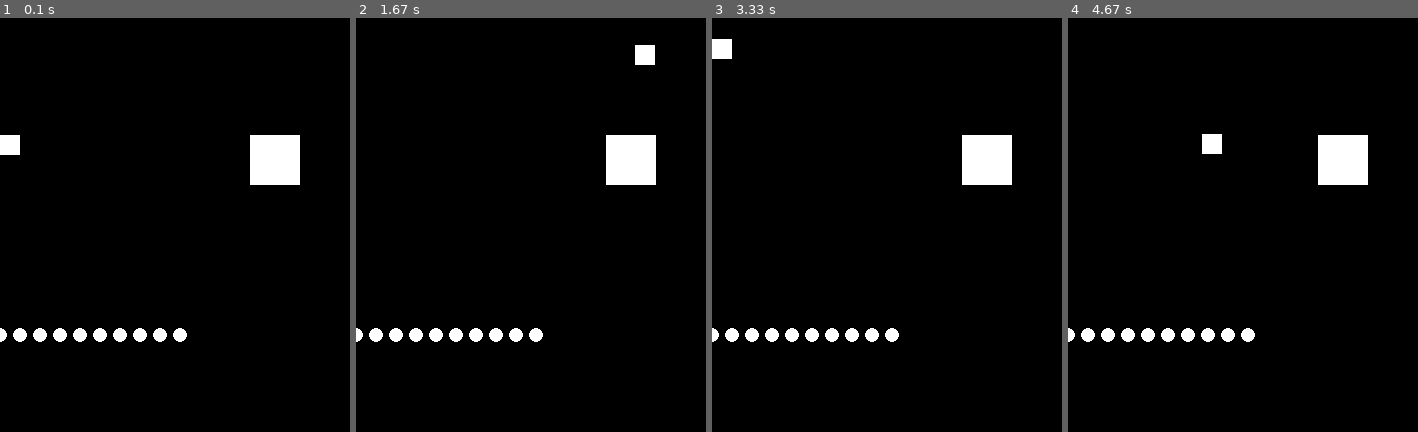
Above: before the commit, frames 1-4 (left to right).
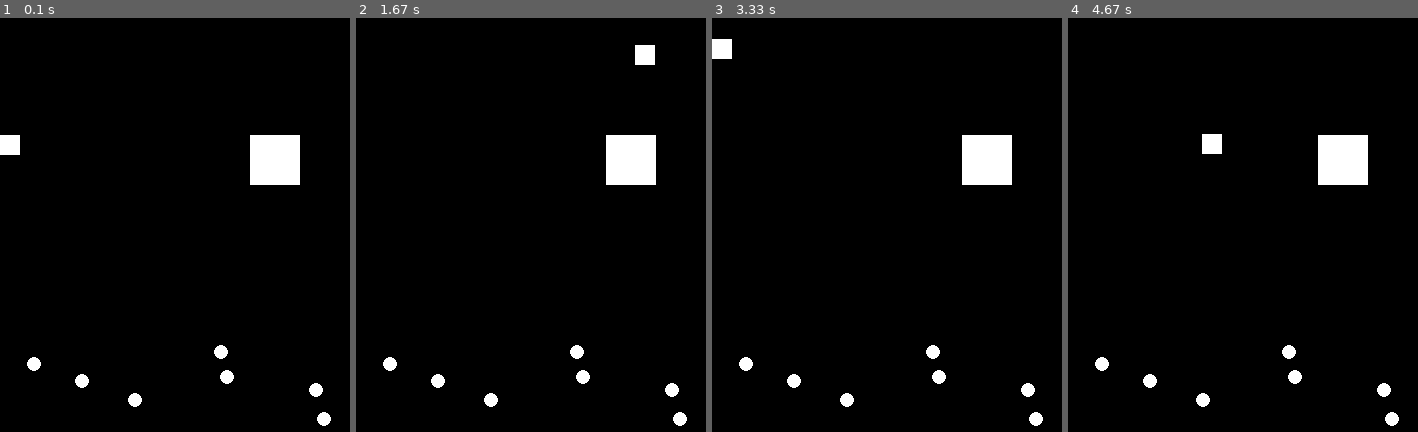
Above: after the commit, the same moments.

Repository: LennikGamez/Pygameframework
Game: pygame game, started from main.py
The game is run twice, just before and just after one commit, with the same random seed, the same clock (stepped at 60 frames per second) and the same inputs.
Inputs (mouse positions are in pixels of both pictures, inside the frame that each line leads up to):
- Up to frame 1 (0.1 s): no input
- Up to frame 2 (1.67 s): hold Right 0.33-0.8 s; move the mouse to (587, 208) at 0.37 s; hold Up 0.83-1.13 s; hold Right 1.17-1.63 s
- Up to frame 3 (3.33 s): hold Left 1.67-2.2 s; hold Down 2.23-2.53 s; hold Left 2.57-2.97 s; hold Up from 3 s (still down)
- Up to frame 4 (4.67 s): release Up at 3.37 s; hold Right 3.4-4.03 s; hold Down 4.07-4.43 s; hold Left from 4.47 s (still down)

The runs differ from the first frame. In frame 1, 1.7% of the frame differs, in the area x 0-95%, y 74-99%; in frame 2, 1.7%; in frame 3, 1.7%; in frame 4, 1.7%.

Commit message:
changed deleting process to update the gameoject array after each frame and not while executing the for loop. Added some more functions to force the removal of an object(removes from gameobject array imediatly) or to remove the object after the frame

Diff:
--- a/framework/scene.py
+++ b/framework/scene.py
@@ -4,6 +4,7 @@
         self.game_objects += (list(objs))
 
     def update(self):
+        new_game_objects = []
         for obj in self.game_objects:
             if obj.delete_request:
                 self.deleteObject(obj)
@@ -13,6 +14,8 @@
             if obj.isActive():
                 obj.fixedUpdate()
                 obj.update()
+            new_game_objects.append(obj)
+        self.game_objects = new_game_objects
 
     def addObject(self, obj):
         self.game_objects.append(obj)
@@ -20,11 +23,15 @@
     def addObjects(self, *objs):
         self.game_objects.extend(*objs)
 
-    def removeObject(self, obj):
+    def forceRemoveObject(self, obj):
         self.game_objects.remove(obj)
 
+    def forcePopObject(self, index):
+        return self.game_objects.pop(index)
     def popObject(self, index):
-        return self.game_objects.pop(index)
+        obj = self.game_objects[index]
+        obj.delete()
+        return obj
 
     def selectObject(self, index):
         try:
@@ -35,5 +42,4 @@
     def deleteObject(self, obj):
         obj.deactivate()
         obj.hide()
-        self.removeObject(obj)
         obj.delete_request = False
--- a/main.py
+++ b/main.py
@@ -1,9 +1,15 @@
+import random
+
+import pygame
+
 from framework import *
 
 
 class Particle(Position2D):
-    def __int__(self, pos: Vector):
-        super().__init__(self, pos)
+    def __init__(self, pos: Vector):
+        super().__init__(pos)
+        self.position += Vector(random.randint(10,200), random.randint(10,200))
+        print(self.position)
 
     def render(self):
         Render.circle(self.position, 7)
@@ -36,9 +42,7 @@
             self.player.position.y += speed * Game.DELTA
 
         collision = CollisionHandler.snapbackCollision(self.player, self.collider1)
-        if collision.is_left():
-            for p in self.particles:
-                p.delete()
+        if collision.is_left() and len(self.activeScene.game_objects) > 2:
             self.collider1.delete()
 
 @onMouseButtonDown
@@ -48,7 +52,7 @@
         g.timer.stopTimer()
     else:
         print("start")
-        g.timer.startTimer()
+        g.addToScene(Particle(Vector(100,100)))
 
 
 if __name__ == "__main__":
